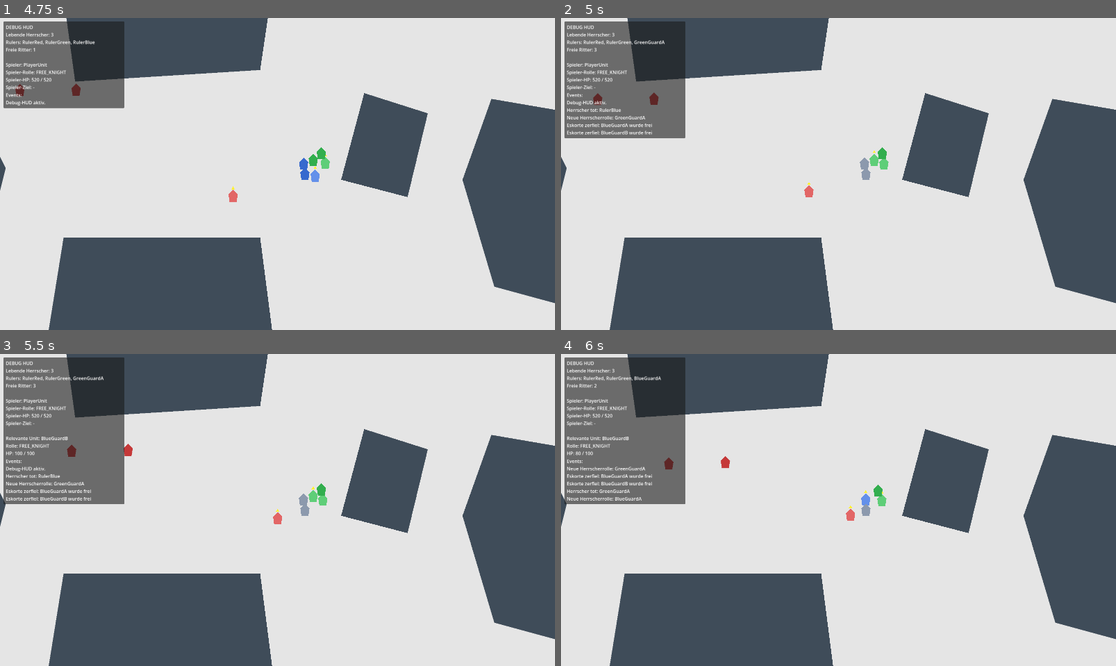
Above: before the commit, frames 1-4 (two rows, left to right).
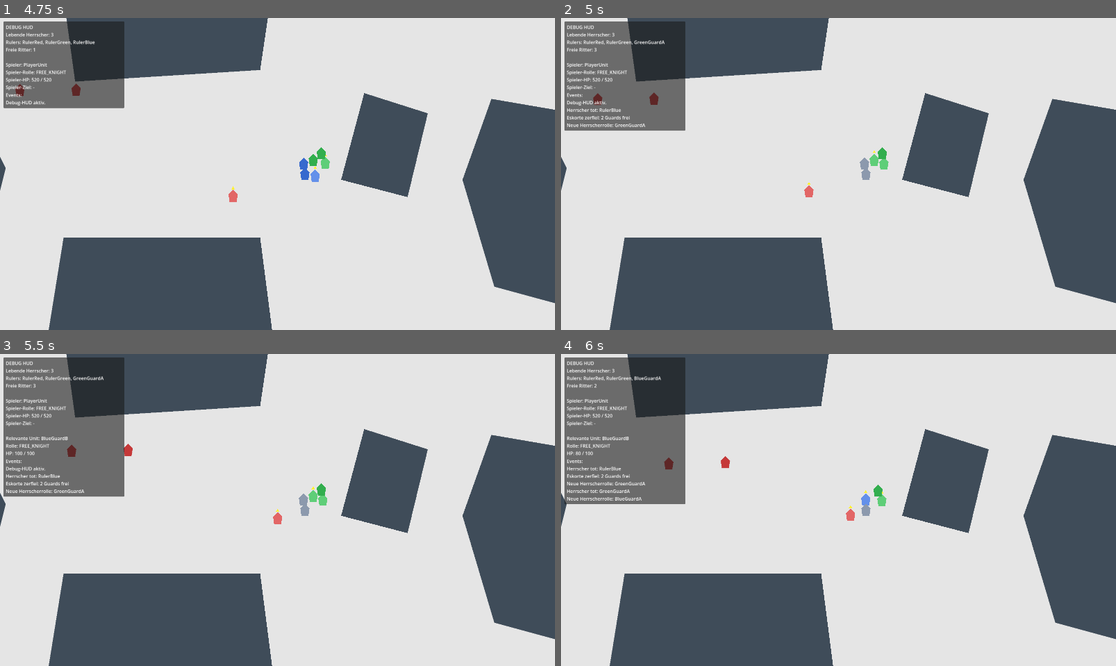
Above: after the commit, the same moments.

Repository: cblab/kingslayer
Game: Godot game, scene res://scenes/Main.tscn
Two runs of this game, one before a commit and one after it. Both use one fixed random seed, a clock stepped at 60 frames per second and the inputs below.
Inputs (mouse positions are in pixels of both pictures, inside the frame that each line leads up to):
- Up to frame 1 (4.75 s): move the mouse to (399, 158) at 0.52 s; click (399, 158) at 0.67 s; move the mouse to (166, 189) at 1.27 s; click (166, 189) at 1.42 s; move the mouse to (333, 105) at 2.02 s; click (333, 105) at 2.17 s; move the mouse to (249, 236) at 2.77 s; click (249, 236) at 2.92 s; move the mouse to (444, 220) at 3.52 s; click (444, 220) at 3.67 s; move the mouse to (111, 127) at 4.27 s; click (111, 127) at 4.42 s
- Up to frame 2 (5 s): no input
- Up to frame 3 (5.5 s): move the mouse to (305, 510) at 5.02 s; click (305, 510) at 5.17 s
- Up to frame 4 (6 s): move the mouse to (755, 432) at 5.77 s; click (755, 432) at 5.92 s

Frame 1 is identical in both runs. In frame 2, 0.7% of the frame differs, in the area x 0-23%, y 31-39%; in frame 3, 0.7%; in frame 4, 0.3%.

Commit message:
Fix ruler succession trigger to only run for actual ruler deaths

Diff:
--- a/scripts/units/unit.gd
+++ b/scripts/units/unit.gd
@@ -442,11 +442,12 @@
 		return
 
 	_is_dead = true
+	var role_at_death := role
 	print("Unit died: ", name)
 
-	if role == UnitRole.RULER:
+	if role_at_death == UnitRole.RULER:
 		var world: Node = get_parent()
 		if world != null and world.has_method("on_ruler_died"):
-			world.on_ruler_died(self, get_last_valid_attacker())
+			world.on_ruler_died(self, get_last_valid_attacker(), role_at_death)
 
 	queue_free()
--- a/scripts/world.gd
+++ b/scripts/world.gd
@@ -48,8 +48,10 @@
 			continue
 		guard.set_attack_target(attacker)
 
-func on_ruler_died(dead_ruler: Unit, killer: Unit) -> void:
+func on_ruler_died(dead_ruler: Unit, killer: Unit, role_at_death: Unit.UnitRole = Unit.UnitRole.FREE_KNIGHT) -> void:
 	if dead_ruler == null or not is_instance_valid(dead_ruler):
+		return
+	if role_at_death != Unit.UnitRole.RULER:
 		return
 
 	# Zerfall: Eskorte des toten Herrschers wird frei, keine Rebind-Übernahme.
@@ -57,8 +59,7 @@
 	for guard in _get_live_units():
 		if guard.role != Unit.UnitRole.ROYAL_GUARD:
 			continue
-		var guard_ruler := _get_guard_ruler(guard)
-		if guard_ruler != dead_ruler:
+		if not _guard_references_unit(guard, dead_ruler):
 			continue
 		guard.clear_guard_assignment()
 		freed_guard_count += 1
@@ -105,6 +106,19 @@
 	if ruler is Unit and _is_valid_live_unit(ruler):
 		return ruler
 	return null
+
+func _guard_references_unit(guard: Unit, target_unit: Unit) -> bool:
+	if guard == null or not is_instance_valid(guard):
+		return false
+	if target_unit == null or not is_instance_valid(target_unit):
+		return false
+	if guard.role != Unit.UnitRole.ROYAL_GUARD:
+		return false
+	if guard.ruler_path.is_empty():
+		return false
+
+	var ruler := guard.get_node_or_null(guard.ruler_path)
+	return ruler == target_unit
 
 func _is_valid_live_unit(unit: Unit) -> bool:
 	if unit == null or not is_instance_valid(unit):
